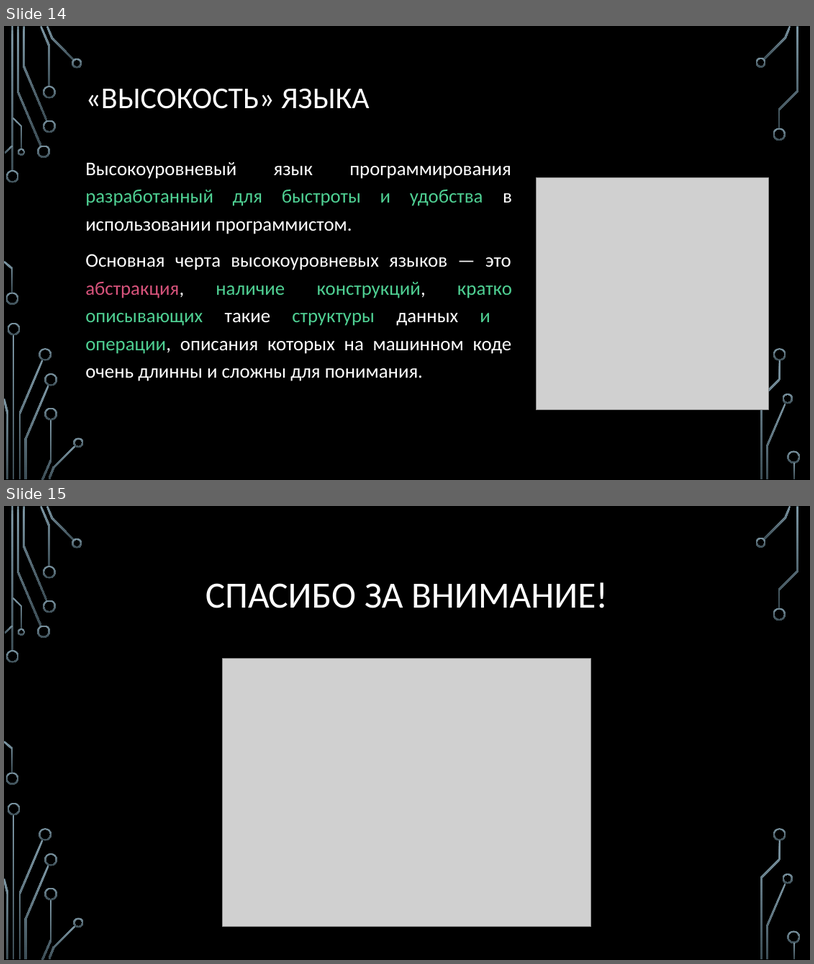
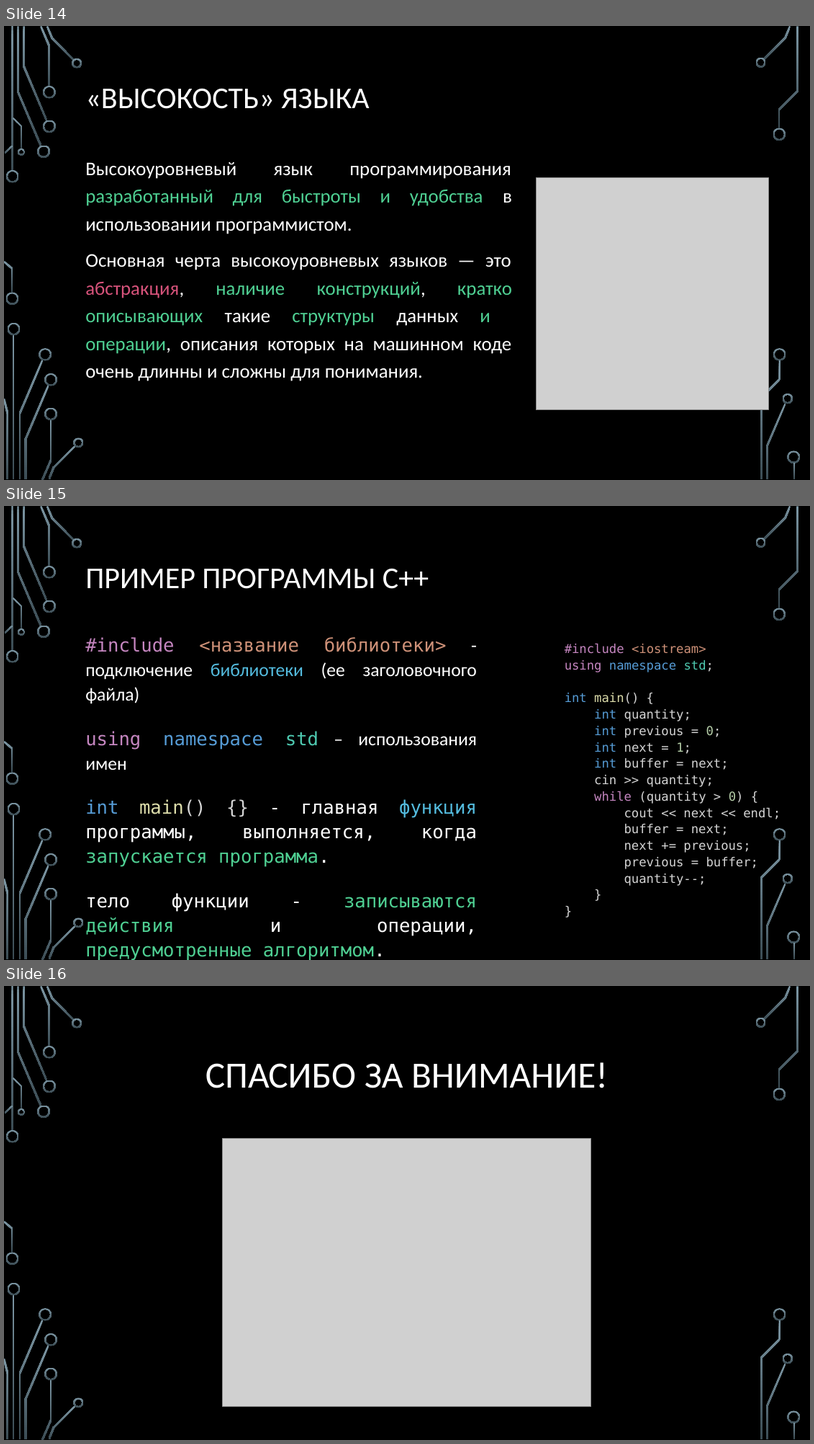
Before and after one commit to Denis-Source/algorithmic-computation, a slide deck: 3. Язык программирования C++/3. Язык программирования C++.pptx. Shown one above the other, each under a label of ours: slides 14 and 15 before the commit, slides 14, 15 and 16 after it. The pictures are 814x964 and 814x1444 pixels, drawn with LibreOffice and Linux fonts; fonts in the diff are those of the drawing; grey boxes stand for pictures; background and template pictures are left out. Boxes give left, top, right and bottom in pixels: in the first picture for what was removed or moved away, otherwise in the second. Text is boxed around its words. In the diff, an @@ line names an element or a change of style, - is before the commit and + after.

Commit message:
4 lecture

```diff
--- a/3. Язык программирования C++/3. Язык программирования C++.pptx
+++ b/3. Язык программирования C++/3. Язык программирования C++.pptx
@@ slide 15 added at (4, 506, 810, 960), background picture (left out); not listed: 36 template elements that a slide beside it also shows @@
@@ title added at (85, 568, 430, 589), 36 pt, text #FFFFFF @@
+ПРИМЕР ПРОГРАММЫ С++
@@ text added at (85, 637, 477, 960), 22 pt, text #FFFFFF @@
+#include <название библиотеки> - подключение библиотеки (ее заголовочного файла)
+using namespace std – использования имен
+int main() {} - главная функция программы, выполняется, когда запускается программа.
+тело функции - записываются действия и операции, предусмотренные алгоритмом.
@@ text added at (565, 644, 781, 885), 14.8 pt, text #D4D4D4 @@
+#include <iostream>
+using namespace std;
+int main() {
+int quantity;
+int previous = 0;
+int next = 1;
+int buffer = next;
+cin >> quantity;
+while (quantity > 0) {
+cout << next << endl;
+buffer = next;
+next += previous;
+previous = buffer;
+quantity--;
+}
+}
@@ what was slide 15 is now slide 16 @@
```
Also in this commit, not shown: 11 other files.
